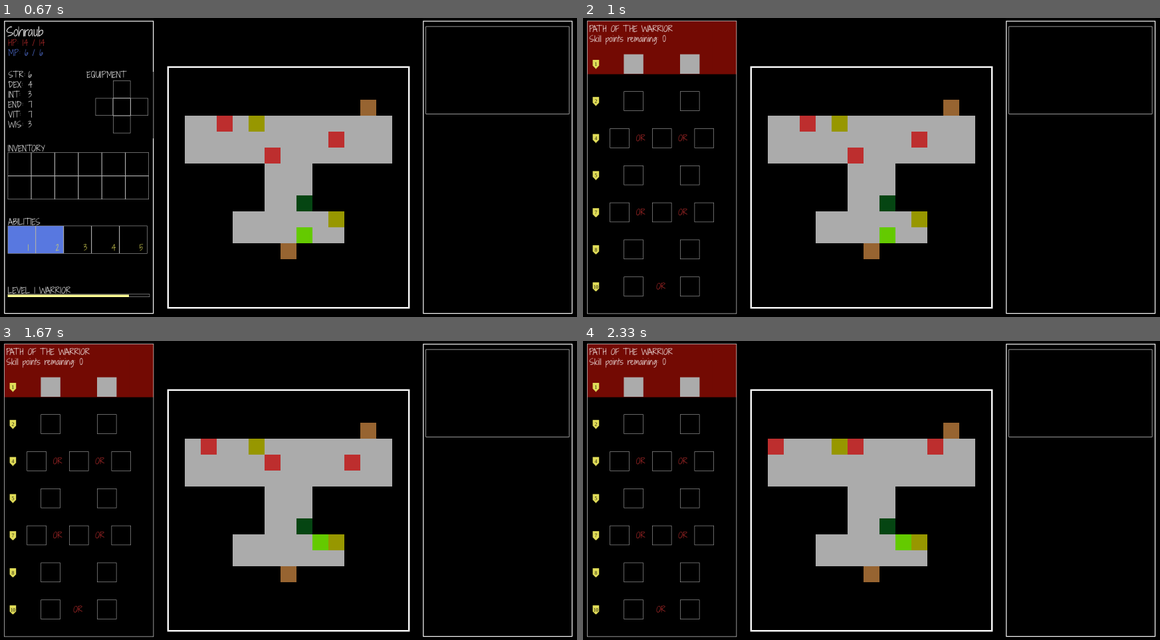
Above: before the commit, frames 1-4 (two rows, left to right).
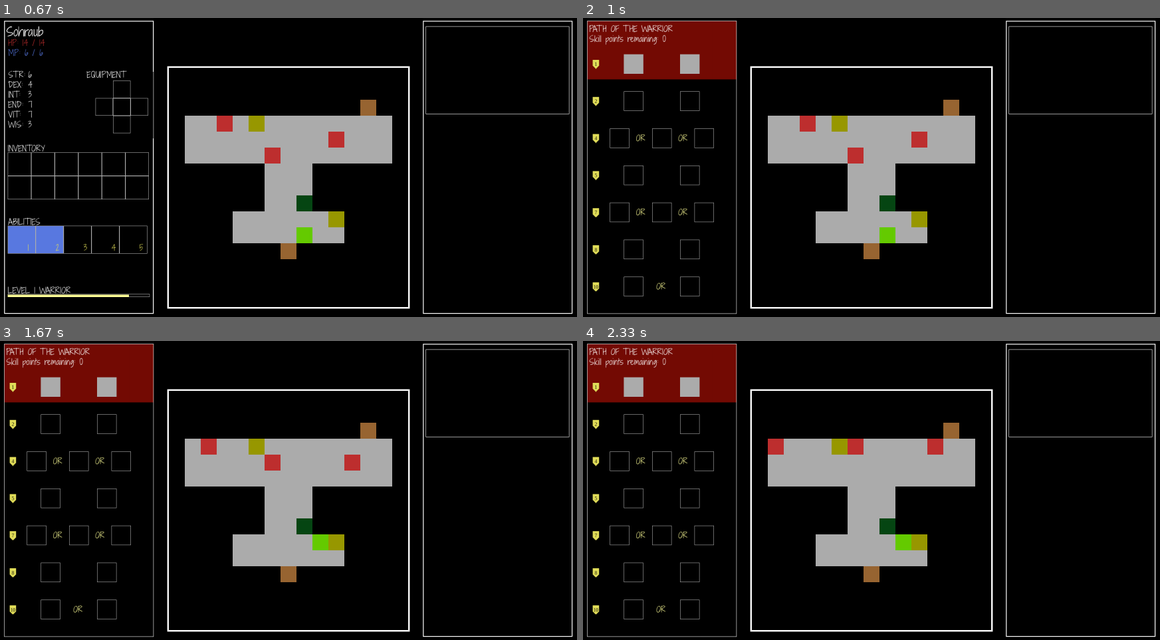
Above: after the commit, the same moments.

Repository: sohraub/untitled_pygame
Game: pygame game, started from main.py
Same seed, same stepped clock (60 frames per second), same inputs: the game is played once before the commit and once after it.
Inputs (mouse positions are in pixels of both pictures, inside the frame that each line leads up to):
- Up to frame 1 (0.67 s): hold Right from 0.33 s (still down)
- Up to frame 2 (1 s): release Right at 0.8 s; tap T at 0.83 s
- Up to frame 3 (1.67 s): hold Up 1.17-1.47 s; tap T at 1.32 s; hold Right from 1.5 s (still down); tap 1 at 1.65 s
- Up to frame 4 (2.33 s): release Right at 1.97 s; click (663, 490) at 2.12 s

Frame 1 is identical in both runs. In frame 2, 0.6% of the frame differs, in the area x 0-27%, y 18-91%; in frame 3, 0.6%; in frame 4, 0.6%.

Commit message:
added functionality for levelling up skills, and some improvements to the tree rendering

Diff:
--- a/game_elements/ability.py
+++ b/game_elements/ability.py
@@ -2,8 +2,8 @@
 
 
 class Ability:
-    def __init__(self, name, description, active, targeting_function, function, targeting_function_params=None,
-                 multi_target=None, save_target=False, level=0, mp_cost=1, cooldown=0):
+    def __init__(self, name='', description='', active=False, targeting_function=None, function=None,
+                 targeting_function_params=None, multi_target=None, save_target=False, level=0, mp_cost=1, cooldown=0):
         """
         Abilities are used by the player to make their lives easier.
         :param name: String, the name of the ability.
--- a/game_elements/classes/warrior.py
+++ b/game_elements/classes/warrior.py
@@ -96,27 +96,23 @@
             'name': 'Heavy Strike',
             'ability': heavy_strike,
             'level_prereq': 1,
-            'skill_level': 1
         },
         {
             'name': "Troll's Blood",
             'ability': trolls_blood,
             'level_prereq': 1,
-            'skill_level': 1
         }
     ],
     "passive_1": [
         {
             'name': '',
-            'ability': '',
+            'ability': Ability(),
             'level_prereq': 2,
-            'skill_level': 0
-        },
-        {
-            'name': '',
-            'ability': '',
+        },
+        {
+            'name': '',
+            'ability': Ability(),
             'level_prereq': 2,
-            'skill_level': 0
         }
     ],
     "active_2":[
@@ -124,89 +120,77 @@
             'name': 'Leap Slam',
             'ability': leap_slam,
             'level_prereq': 4,
-            'skill_level': 0,
-            'disabled': False
-
-        },
-        {
-            'name': '',
-            'ability': '',
+            'disabled': False
+
+        },
+        {
+            'name': '',
+            'ability': Ability(),
             'level_prereq': 4,
-            'skill_level': 0,
-            'disabled': False
-        },
-        {
-            'name': '',
-            'ability': '',
+            'disabled': False
+        },
+        {
+            'name': '',
+            'ability': Ability(),
             'level_prereq': 4,
-            'skill_level': 0,
             'disabled': False
         }
     ],
     "passive_2": [
         {
             'name': '',
-            'ability': '',
+            'ability': Ability(),
             'level_prereq': 5,
-            'skill_level': 0
-        },
-        {
-            'name': '',
-            'ability': '',
+        },
+        {
+            'name': '',
+            'ability': Ability(),
             'level_prereq': 5,
-            'skill_level': 0
         }
     ],
     "active_3": [
         {
             'name': '',
-            'ability': '',
+            'ability': Ability(),
             'level_prereq': 7,
-            'skill_level': 0,
-            'disabled': False
-        },
-        {
-            'name': '',
-            'ability': '',
+            'disabled': False
+        },
+        {
+            'name': '',
+            'ability': Ability(),
             'level_prereq': 7,
-            'skill_level': 0,
-            'disabled': False
-        },
-        {
-            'name': '',
-            'ability': '',
+            'disabled': False
+        },
+        {
+            'name': '',
+            'ability': Ability(),
             'level_prereq': 7,
-            'skill_level': 0,
             'disabled': False
         }
     ],
     "passive_3": [
         {
             'name': '',
-            'ability': '',
+            'ability': Ability(),
             'level_prereq': 8,
-            'skill_level': 0
-        },
-        {
-            'name': '',
-            'ability': '',
+        },
+        {
+            'name': '',
+            'ability': Ability(),
             'level_prereq': 8,
-            'skill_level': 0
         }
     ],
     "active_4": [
         {
             'name': '',
-            'ability': '',
+            'ability': Ability(),
             'level_prereq': 10,
-            'skill_level': 0,
-            'disabled': False
-        },
-        {
-            'name': '',
-            'ability': '',
+            'disabled': False
+        },
+        {
+            'name': '',
+            'ability': Ability(),
             'level_prereq': 10,
-            'skill_level': 0,
             'disabled': False
         }
     ]
--- a/game_elements/player.py
+++ b/game_elements/player.py
@@ -292,9 +292,8 @@
         self.active_abilities = list()
         for tree_level in self.skill_tree:
             for ability_entry in self.skill_tree[tree_level]:
-                if ability_entry['skill_level'] > 0:
-                    if tree_level[:6] == 'active':
-                        self.active_abilities.append(ability_entry['ability'])
+                if ability_entry['ability'].active and ability_entry['ability'].level > 0:
+                    self.active_abilities.append(ability_entry['ability'])
 
     def apply_attribute_changes(self):
         """
@@ -308,10 +307,10 @@
 
 level_to_max_exp_map = {
     1: 20,
-    2: 50,
-    3: 100,
-    4: 200,
-    5: 500,
+    2: 40,
+    3: 60,
+    4: 80,
+    5: 100,
     6: 800,
     7: 1000,
     8: 1300,
--- a/player_panel.py
+++ b/player_panel.py
@@ -288,6 +288,7 @@
 
     def level_up(self):
         self.level_up_points += 2
+        self.skill_tree.level += 1
         self.skill_tree.skill_points += 1
 
     def display_skill_tree(self):
--- a/rendering/skill_tree_renderer.py
+++ b/rendering/skill_tree_renderer.py
@@ -3,21 +3,18 @@
 import colors
 
 from config import WINDOW_HEIGHT, TOP_LEFT_X, SIDE_PANEL_HEIGHT, SIDE_PANEL_LENGTH, font_SIL
-from rendering.window_renderer import MAIN_WINDOW, FONT_15, FONT_20, FONT_30, FONT_TNR_12, draw_detail_window
+from rendering.window_renderer import MAIN_WINDOW, FONT_15, FONT_20, FONT_30, FONT_50, FONT_TNR_12, draw_detail_window
 from rendering.player_panel_renderer import PANEL_TOP_LEFT_X, PANEL_TOP_LEFT_Y, ABILITY_TILE_LENGTH, draw_ability_details
 
 
 
-def draw_skill_tree(active_abilities, passive_abilities, skill_tree, profession, player_level, skill_points):
+def draw_skill_tree(skill_tree, profession, player_level, skill_points):
     """
     Draws the character's skill tree in the player panel. Skill trees will be made of 7 layers, each layer alternating
     between active and passive skills. Extra rendering logic is added to the layers with active abilities after the
     first, so that a piece of text saying "OR" will appear between the skills, to indicate that the player can only
     choose one active skill for each layer after the first. All the parameters are taken from the player_dict saved
     as an attribute in the PlayerPanel class.
-    :param active_abilities: List of the Player's current active abilities
-    :param passive_abilities: List of the Player's current passive abilities
-    TODO: Do we need the two above lists? Can all the info we need just be gleaned from the skill tree?
     :param profession: String, the Player's profession
     :param skill_tree: Nested dict of the Player's skill tree
     :param skill_points: Int, number of skill points the player has to allocate
@@ -32,8 +29,7 @@
     skill_tile_length = 0.7 * ABILITY_TILE_LENGTH
     space_between_levels = 0.9 * skill_tile_length  # The vertical space between each layer of the tree
     draw_skill_tree_level_progression(player_level, space_between_levels, skill_tile_length)
-    # Render the title of the skill tree, PATH OF THE {profession}
-    skill_tree_title = FONT_20.render(f'PATH OF THE {profession.upper()}', 1, colors.WHITE)
+    skill_tree_title = FONT_20.render(f'PATH OF THE {profession.upper()}', 1, colors.WHITE)  # Skill tree title
     MAIN_WINDOW.blit(skill_tree_title, (PANEL_TOP_LEFT_X + 5, PANEL_TOP_LEFT_Y + 5))
     points_remaining = FONT_20.render(f'Skill points remaining: {skill_points}', 1, colors.WHITE)
     MAIN_WINDOW.blit(points_remaining, (PANEL_TOP_LEFT_X + 5, PANEL_TOP_LEFT_Y + 30))
@@ -50,16 +46,29 @@
                           (tree_level + 1) * space_between_levels + tree_level * skill_tile_length + PANEL_TOP_LEFT_Y + 40,
                           skill_tile_length, skill_tile_length)
             rect_map[(level_name, i)] = pg.Rect(skill_rect)
-            pg.draw.rect(MAIN_WINDOW, colors.GREY, skill_rect, 0 if skill_tree[level_name][i]['skill_level'] > 0 else 1)
+            pg.draw.rect(MAIN_WINDOW, colors.GREY, skill_rect, 0 if skill_tree[level_name][i]['ability'].level > 0 else 1)
+            if skill_points > 0:
+                draw_skill_as_upgradable(player_level, ability_entry=skill_tree[level_name][i], rect=pg.Rect(skill_rect))
             if level_name in {'active_2', 'active_3', 'active_4'} and i > 0:
                 # On the active skill layers (excluding the first), render an 'OR' between each skill. Location of the
                 # text will be calculated based on the top-left coordinates of the skill that will appear after it
                 # in a left-to-right order.
-                MAIN_WINDOW.blit(FONT_20.render('OR', 1, colors.RED),
+                MAIN_WINDOW.blit(FONT_20.render('OR', 1, colors.PALE_YELLOW),
                                  (skill_rect[0] - 0.54 * space_between_skills - 10,
                                   skill_rect[1] + 0.2 * space_between_levels))
 
     return rect_map
+
+
+def draw_skill_as_upgradable(player_level, ability_entry, rect):
+    """
+    If the player has skill points to spend, and a particular skill is upgradable, render a '+' sign on the skill
+    to indicate that it can be upgraded.
+    """
+    if ability_entry['ability'].level < 3 and ability_entry['level_prereq'] <= player_level:
+        plus_sign = FONT_50.render('+', 1, colors.YELLOW)
+        text_rect = plus_sign.get_rect(center=(rect[0] + 0.5 * rect[2], rect[1] + 0.5 * rect[3]))
+        MAIN_WINDOW.blit(plus_sign, text_rect)
 
 
 def draw_skill_tree_level_progression(player_level, space_between_levels, skill_tile_length):
@@ -71,9 +80,22 @@
     refer to the x and y coordinate values of the top-left corner of the first badge, from which all other points will
     be derived.
     """
+    player_level = min(player_level, 10)
+    window_fill_from_player_level = {
+        1: 0.2,     # Determine how much of the tree background to fill as a percentage of the full window, based
+        2: 0.31,    # on player level (maxed out at 10)
+        3: 0.365,
+        4: 0.437,
+        5: 0.564,
+        6: 0.619,
+        7: 0.691,
+        8: 0.818,
+        9: 0.873,
+        10: 1
+    }
     MAIN_WINDOW.fill(color=colors.DARK_RED,
                      rect=(PANEL_TOP_LEFT_X + 1, PANEL_TOP_LEFT_Y + 1, SIDE_PANEL_LENGTH - 2,
-                           min(player_level * (space_between_levels + skill_tile_length) + 40, SIDE_PANEL_HEIGHT - 2)))
+                           window_fill_from_player_level[player_level] * (SIDE_PANEL_HEIGHT - 2)))
     x = PANEL_TOP_LEFT_X + 0.3  * skill_tile_length
     y = PANEL_TOP_LEFT_Y + 2 * skill_tile_length
     badge_length = 0.3 * skill_tile_length
--- a/rendering/window_renderer.py
+++ b/rendering/window_renderer.py
@@ -15,6 +15,7 @@
 pg.display.set_caption('Untitled Game #1')
 
 # Font objects. Default font used is Shadows_into_light, with Times New Roman used for some small text.
+FONT_50 = pg.font.Font(font_SIL, 50)
 FONT_30 = pg.font.Font(font_SIL, 30)
 FONT_25 = pg.font.Font(font_SIL, 25)
 FONT_20 = pg.font.Font(font_SIL, 20)
--- a/skill_tree.py
+++ b/skill_tree.py
@@ -34,8 +34,6 @@
         self.skill_tree = skill_tree
         self.profession = profession
         self.level = level
-        self.active_abilities = active_abilities
-        self.passive_abilities = passive_abilities
         self.skill_rect_map = dict()
         self.skill_points = 0
         self.tooltip_focus = None
@@ -43,8 +41,7 @@
 
     def render_skill_tree(self):
         """Calls the function to render the skill tree."""
-        self.skill_rect_map = skill_tree_renderer.draw_skill_tree(self.active_abilities, self.passive_abilities,
-                                                                  self.skill_tree, self.profession, self.level,
+        self.skill_rect_map = skill_tree_renderer.draw_skill_tree(self.skill_tree, self.profession, self.level,
                                                                   self.skill_points)
 
     def handle_skill_tree_mouseover(self, skill_tree):
@@ -69,16 +66,22 @@
         """
         if self.tooltip_focus is None or self.skill_points == 0:
             return False
-        ability = None
+        ability_entry = None; tree_level = ''; index = 0
         for (tree_level, index), value in self.skill_rect_map.items():
             if value == self.tooltip_focus:
-                ability = self.skill_tree[tree_level][index]
+                ability_entry = self.skill_tree[tree_level][index]
                 break
-        if ability['skill_level'] < 3:
+        if ability_entry['ability'].level < 3:
             # Also check that player meets the level requirement and the ability hasn't been disabled
-            if self.level >= ability['level_prereq'] and not ability.get('disabled', False):
-                ability['skill_level'] += 1
+            if self.level >= ability_entry['level_prereq'] and not ability_entry.get('disabled', False):
                 self.skill_points -= 1
+                self.level_up_skill(tree_level, index)
+                self.tooltip_focus = None
                 self.render_skill_tree()
                 return True
         return False
+
+    def level_up_skill(self, tree_level, index):
+        """Increases the level of a skill and updates the ability accordingly."""
+        ability_entry = self.skill_tree[tree_level][index]
+        ability_entry['ability'].level += 1
